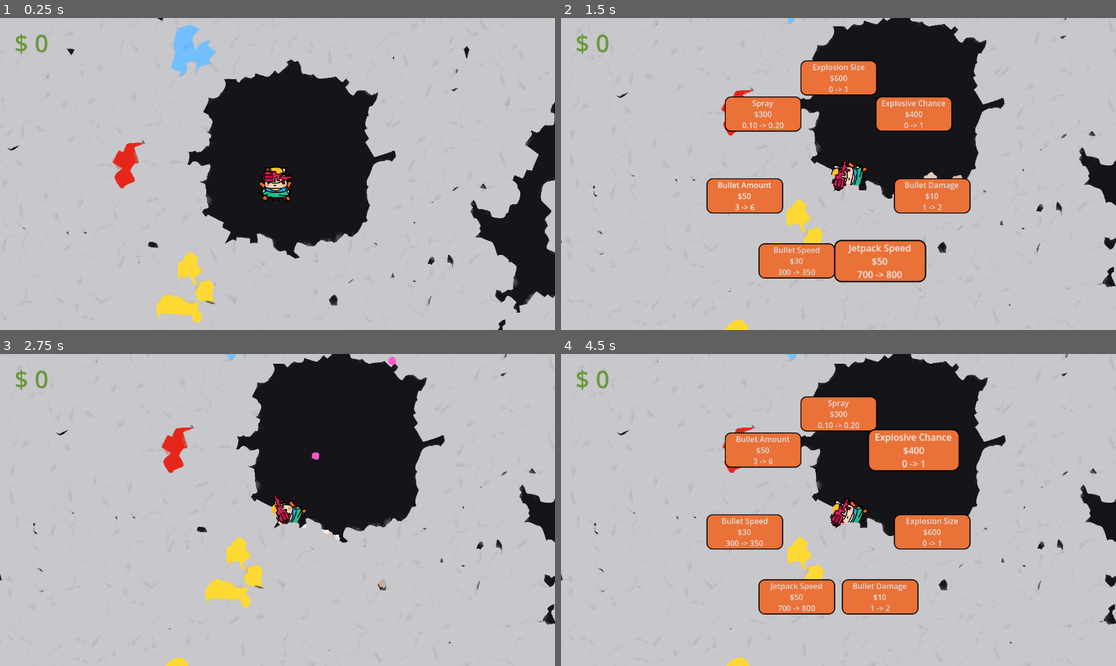
Above: before the commit, frames 1-4 (two rows, left to right).
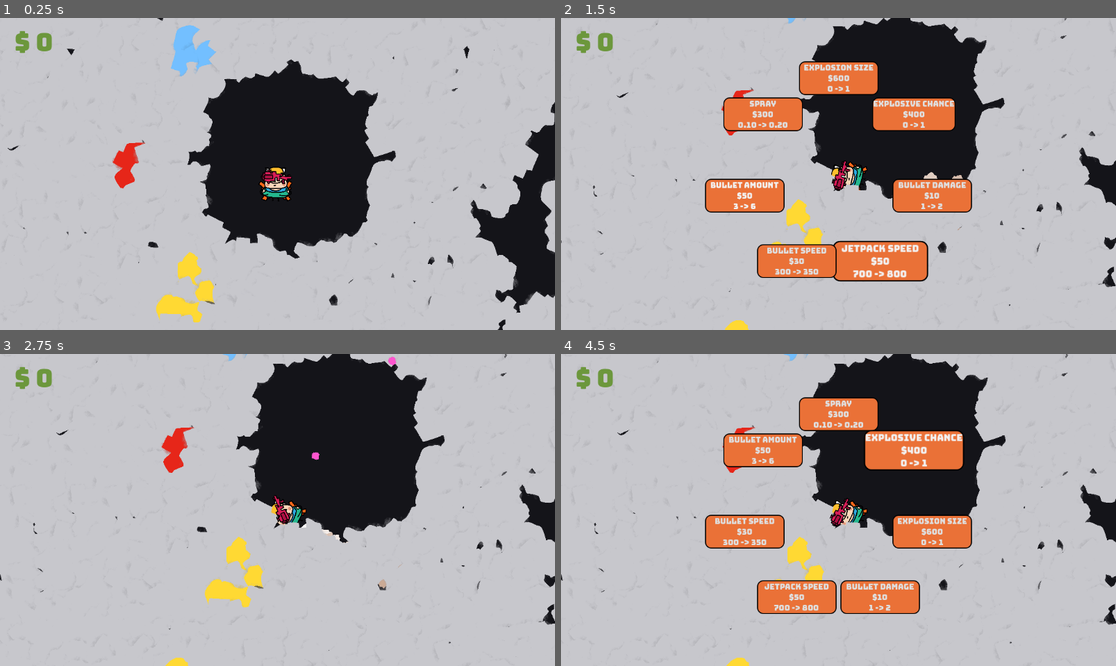
Above: after the commit, the same moments.

Repository: Henk-Studios/1guy1dream-rockhard
Game: Godot game, scene res://scene/main.tscn
Same seed, same stepped clock (60 frames per second), same inputs: the game is played once before the commit and once after it. Sound files missing from this copy of the repository are replaced by a short silence.
Inputs (mouse positions are in pixels of both pictures, inside the frame that each line leads up to):
- Up to frame 1 (0.25 s): no input
- Up to frame 2 (1.5 s): tap Enter at 0.5 s; move the mouse to (721, 46) at 0.52 s; press the mouse at (721, 46) at 0.53 s; hold Right (rightjet) 0.53-1.28 s; tap E (shop) at 0.77 s; move the mouse to (727, 189) at 1.27 s; release the mouse at (727, 189) at 1.28 s; hold Down (ui_down) from 1.28 s (still down); click (727, 189) at 1.35 s
- Up to frame 3 (2.75 s): tap E (shop) at 1.52 s; move the mouse to (333, 441) at 2.02 s; release Down (ui_down) at 2.03 s; press the mouse at (333, 441) at 2.03 s; hold Right (rightjet) from 2.03 s (still down)
- Up to frame 4 (4.5 s): move the mouse to (810, 572) at 2.77 s; release Right (rightjet) at 2.78 s; release the mouse at (810, 572) at 2.78 s; hold Up (ui_up) 2.78-3.5 s; click (810, 572) at 2.85 s; tap E (shop) at 3.02 s; click "Spray $300 0.10 -> 0.20" at 3.5 s; click "Explosive Chance $400 0 -> 1" at 4.25 s

The runs differ from the first frame. In frame 1, 0.2% of the frame differs, in the area x 2-10%, y 4-12%; in frame 2, 4.4%, in the area x 2-75%, y 4-85%; in frame 3, 0.2%; in frame 4, 4.3%.

Commit message:
added two fonts. reload project to apply

Diff:
--- a/1-guy-1-dream-rockhard/project.godot
+++ b/1-guy-1-dream-rockhard/project.godot
@@ -18,6 +18,10 @@
 [autoload]
 
 Global="*res://scripts/global.gd"
+
+[gui]
+
+theme/custom_font="uid://it6mah5l5pqf"
 
 [input]
 
Binary file added: 1-guy-1-dream-rockhard/fonts/Bungee-Regular.ttf
Not shown, added: 1-guy-1-dream-rockhard/fonts/Bungee-Regular.ttf.import
Binary file added: 1-guy-1-dream-rockhard/fonts/RockSalt-Regular.ttf
Not shown, added: 1-guy-1-dream-rockhard/fonts/RockSalt-Regular.ttf.import
